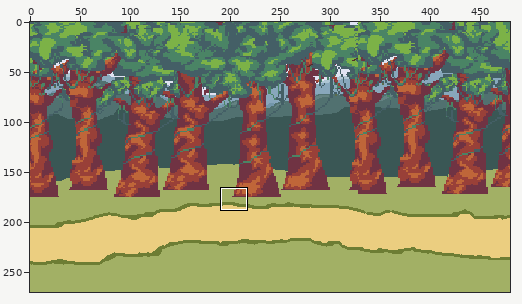
One commit to this pixel-art file: Aseprite Files/Background/stage select scene/stage select(01).aseprite. Above: a wide view before the commit, with the close-up outlined.
Close-up. The starting point:
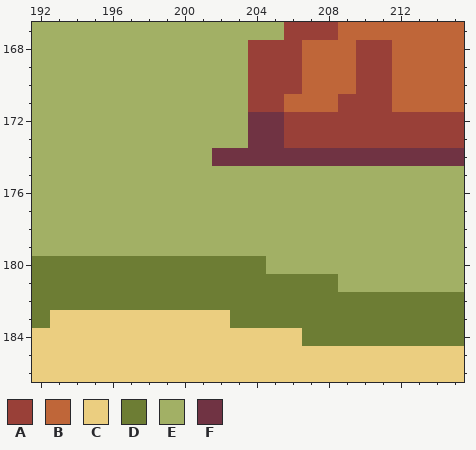
480x270 pixels, 1 frame. Colours within 5 levels of each other are drawn and written as one. Shown: x 192..215, y 167..186. The commit also changed other parts of the picture, which this record leaves out.
Visible layers, top first: "tree", "land", "mountain", "sky", "Layer 1".
Palette (. is transparent): A #994038  B #bf6639  C #ebce80  D #6d7d34  E #a2b065  F #703343
Pixels before, first column x 192:
167 EEEEEEEEEEEEEEAAABBBBBBB
168 EEEEEEEEEEEEAAABBBAABBBB
169 EEEEEEEEEEEEAAABBBAABBBB
170 EEEEEEEEEEEEAAABBBAABBBB
171 EEEEEEEEEEEEAABBBAAABBBB
172 EEEEEEEEEEEEFFAAAAAAAAAA
173 EEEEEEEEEEEEFFAAAAAAAAAA
174 EEEEEEEEEEFFFFFFFFFFFFFF
175 EEEEEEEEEEEEEEEEEEEEEEEE
176 EEEEEEEEEEEEEEEEEEEEEEEE
177 EEEEEEEEEEEEEEEEEEEEEEEE
178 EEEEEEEEEEEEEEEEEEEEEEEE
179 EEEEEEEEEEEEEEEEEEEEEEEE
180 DDDDDDDDDDDDDEEEEEEEEEEE
181 DDDDDDDDDDDDDDDDDEEEEEEE
182 DDDDDDDDDDDDDDDDDDDDDDDD
183 DCCCCCCCCCCDDDDDDDDDDDDD
184 CCCCCCCCCCCCCCCDDDDDDDDD
185 CCCCCCCCCCCCCCCCCCCCCCCC
186 CCCCCCCCCCCCCCCCCCCCCCCC
The same view after the edit:
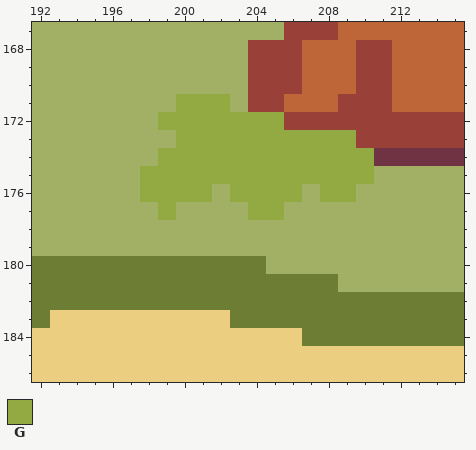
Colours new in this view: G #93aa42
Changes in this commit:
layer "grass" added
Layer "grass":
Colour A gives way to colour G in row 173 at x 206 to 209.
Colour E gives way to colour G in row 171 at x 200 to 202; in row 172 at x 199 to 203; in row 173 at x 200 to 203; in row 174 at x 199 to 201; in row 175 at x 198 to 210; in row 176 at x 198 to 201, 203 to 206 and 208 to 209.
Colour E gives way to colour G in row 177 at x 199 and 204 to 205.
Colour F gives way to colour G in rows 172 to 173 at x 204 to 205; in row 174 at x 202 to 210.
